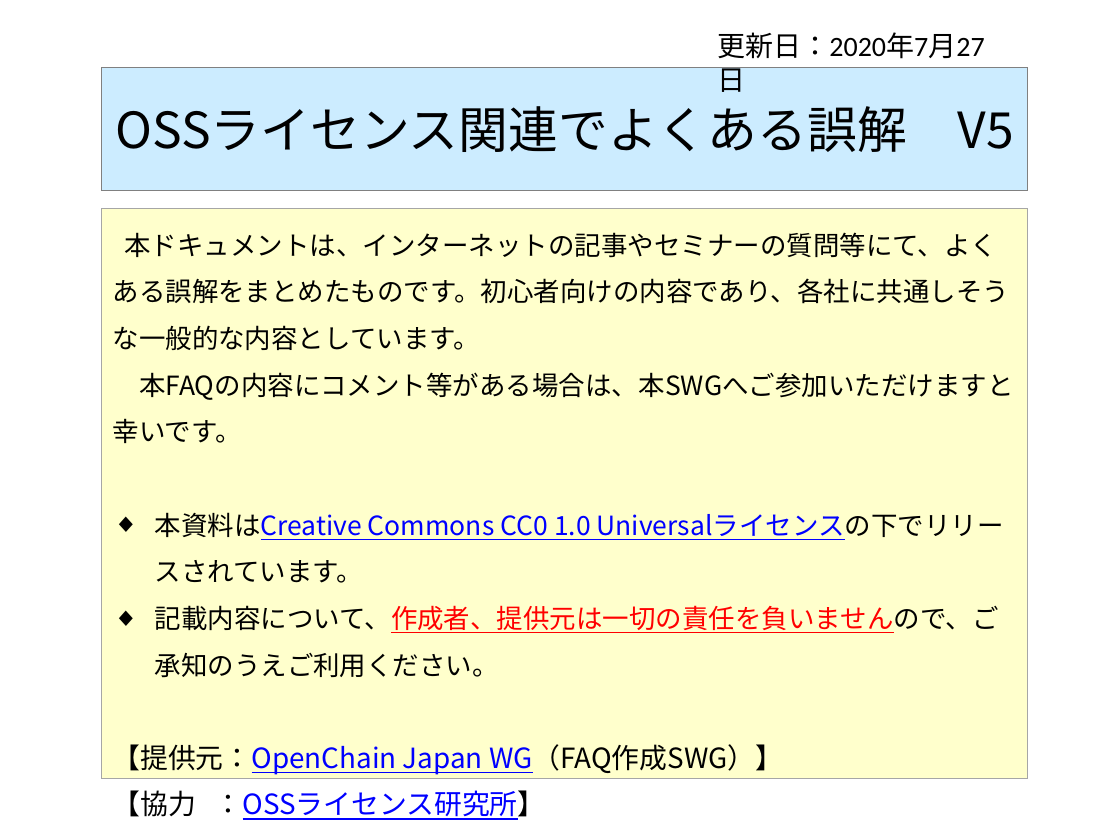
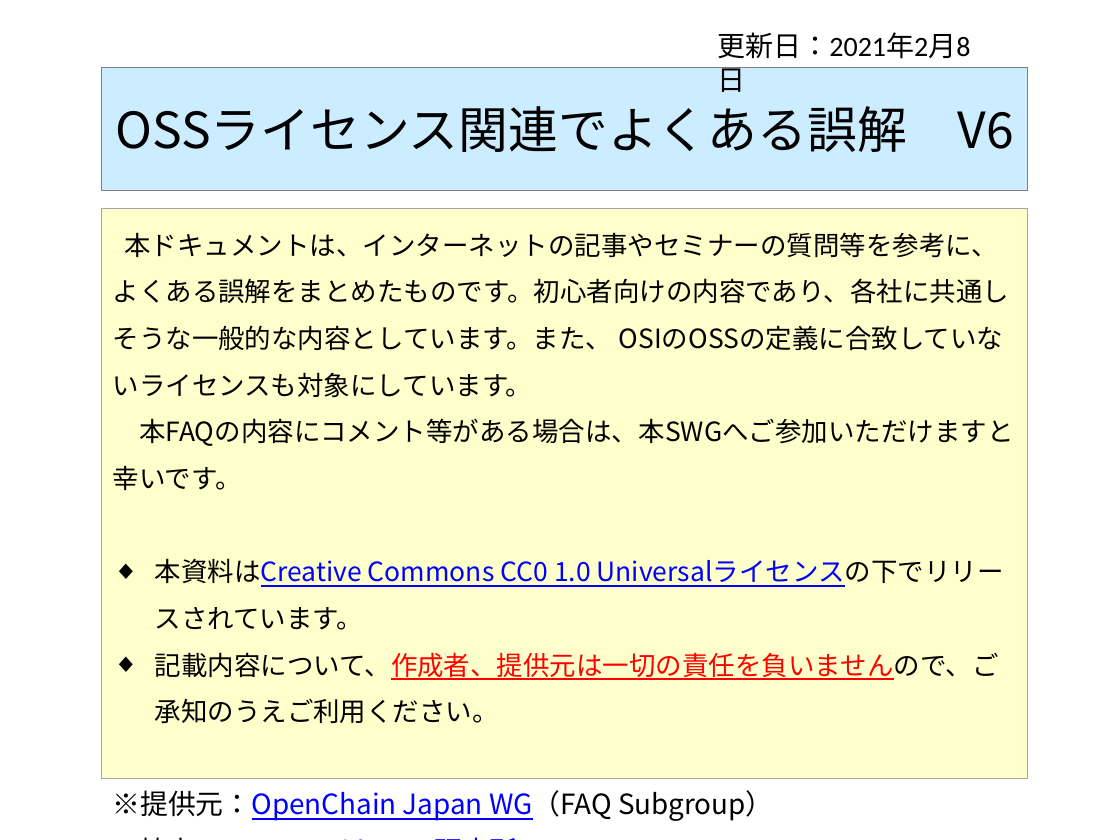
Before and after one commit to OpenChain-Project/OpenChain-JWG, a slide deck: slide 1 of Education_Material/FAQ/OSSライセンス関連でよくある誤解_CC0.pptx. Drawn at 1120x840 pixels with LibreOffice and Linux fonts; fonts in the diff are those of the drawing. Boxes give left, top, right and bottom in pixels: in the first picture for what was removed or moved away, otherwise in the second. Text is boxed around its words. In the diff, an @@ line names an element or a change of style, - is before the commit and + after.

Commit message:
V6を公開します。

```diff
--- a/Education_Material/FAQ/OSSライセンス関連でよくある誤解_CC0.pptx
+++ b/Education_Material/FAQ/OSSライセンス関連でよくある誤解_CC0.pptx
@@ text at (717,32,970,59): text changed @@
-更新日：2020年7月27日
+更新日：2021年2月8日
@@ title at (115,106,1013,152): text changed @@
-OSSライセンス関連でよくある誤解 V5
+OSSライセンス関連でよくある誤解 V6
@@ subtitle at (113,232,1010,398): text changed @@
-本ドキュメントは、インターネットの記事やセミナーの質問等にて、よくある誤解をまとめたものです。初心者向けの内容であり、各社に共通しそうな一般的な内容としています。
+本ドキュメントは、インターネットの記事やセミナーの質問等を参考に、よくある誤解をまとめたものです。初心者向けの内容であり、各社に共通しそうな一般的な内容としています。また、 OSIのOSSの定義に合致していないライセンスも対象にしています。
@@ subtitle at (113,744,783,775): text changed @@
-【提供元：OpenChain Japan WG（FAQ作成SWG）】
-【協力 ：OSSライセンス研究所】
+※提供元：OpenChain Japan WG（FAQ Subgroup）
+※協力 ：OSSライセンス研究所
```
Also in this commit, not shown: 4 other slides changed, 11 slides added.
